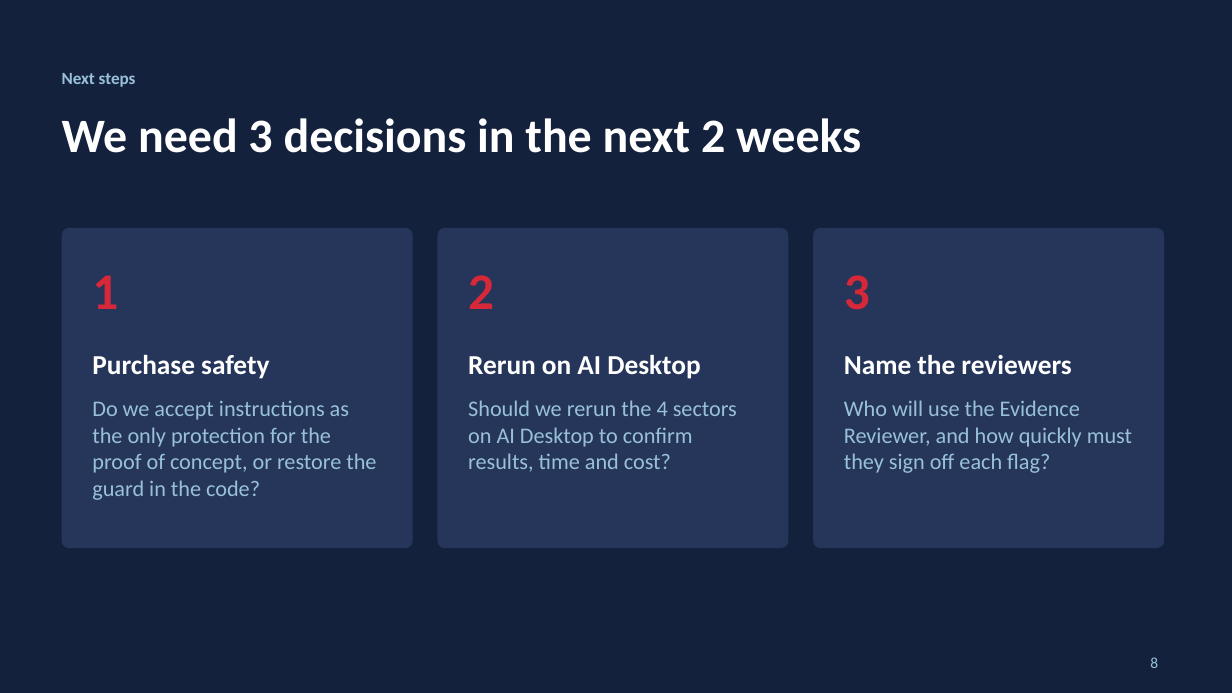
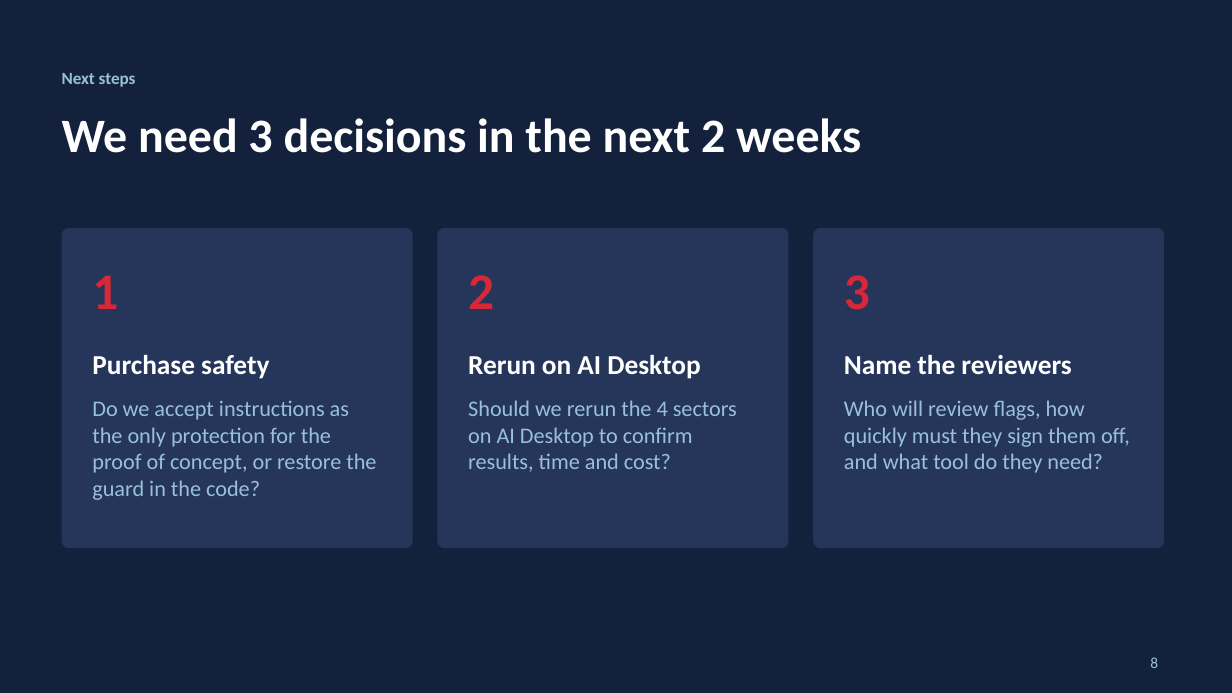
Before and after one commit to roflov2/browser-automation, a slide deck: slide 8 of docs/Drip_Pricing_PoC_update_2026-11-24.pptx. Drawn at 1232x693 pixels with LibreOffice and Linux fonts; fonts in the diff are those of the drawing. Boxes give left, top, right and bottom in pixels: in the first picture for what was removed or moved away, otherwise in the second. Text is boxed around its words. In the diff, an @@ line names an element or a change of style, - is before the commit and + after.

```diff
--- a/docs/Drip_Pricing_PoC_update_2026-11-24.pptx
+++ b/docs/Drip_Pricing_PoC_update_2026-11-24.pptx
@@ text at (x1=844, y1=400, x2=1130, y2=473): text changed @@
-Who will use the Evidence Reviewer, and how quickly must they sign off each flag?
+Who will review flags, how quickly must they sign them off, and what tool do they need?
```
Also in this commit, not shown: 2 other slides changed.
